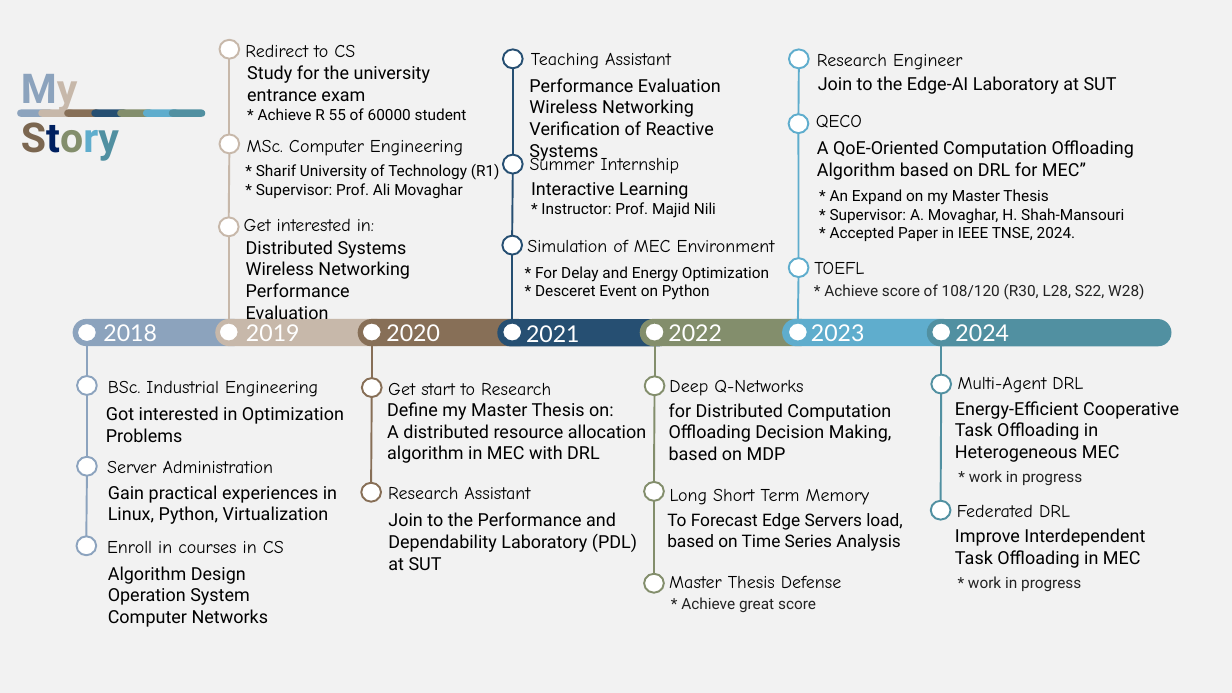
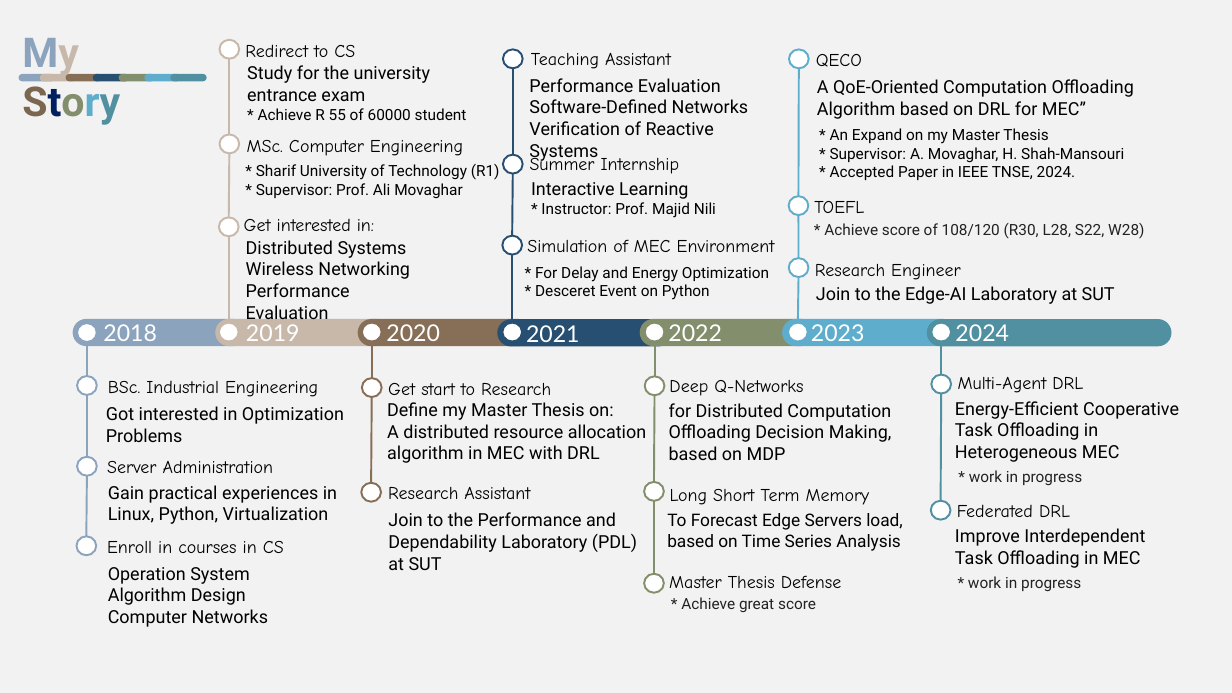
Before and after one commit to ImanRHT/CV_ImanRahmati, a slide deck: slide 2 of TimeLine.pptx (slide 1 before the commit). Drawn at 1232x693 pixels with LibreOffice and Linux fonts; fonts in the diff are those of the drawing. Boxes give left, top, right and bottom in pixels: in the first picture for what was removed or moved away, otherwise in the second. Text is boxed around its words. In the diff, an @@ line names an element or a change of style, - is before the commit and + after.

```diff
--- a/TimeLine.pptx
+++ b/TimeLine.pptx
@@ 7 rounded rectangles, 1 text: place and size @@
-7 rounded rectangles, 1 text at (18, 74, 205, 161)
+7 rounded rectangles, 1 text at (18, 38, 206, 125)
@@ line moved from (799, 68) - (799, 115) to (799, 68) - (799, 196) @@
@@ text at (529, 99, 749, 113): text changed @@
-Wireless Networking
+Software-Defined Networks
@@ 5 texts: place and size @@
-5 texts at (814, 115, 1144, 300)
+5 texts at (814, 54, 1144, 239)
@@ ellipse: place and size @@
-ellipse at (788, 115, 808, 134)
+ellipse at (788, 196, 808, 215)
@@ line moved from (799, 133) - (799, 258) to (799, 215) - (799, 258) @@
@@ text "Research Engineer": place and size @@
-text "Research Engineer" at (817, 54, 963, 70)
+text "Research Engineer" at (815, 264, 961, 280)
@@ text "Join to the Edge-AI Laboratory ...": place and size @@
-text "Join to the Edge-AI Laboratory ..." at (818, 76, 1117, 94)
+text "Join to the Edge-AI Laboratory ..." at (816, 286, 1115, 304)
@@ text at (108, 567, 250, 584): paragraph added @@
+Operation System
@@ text at (108, 588, 250, 605): paragraph removed @@
-Operation System
```
Also in this commit, not shown: 1 slide added, 6 other files.
